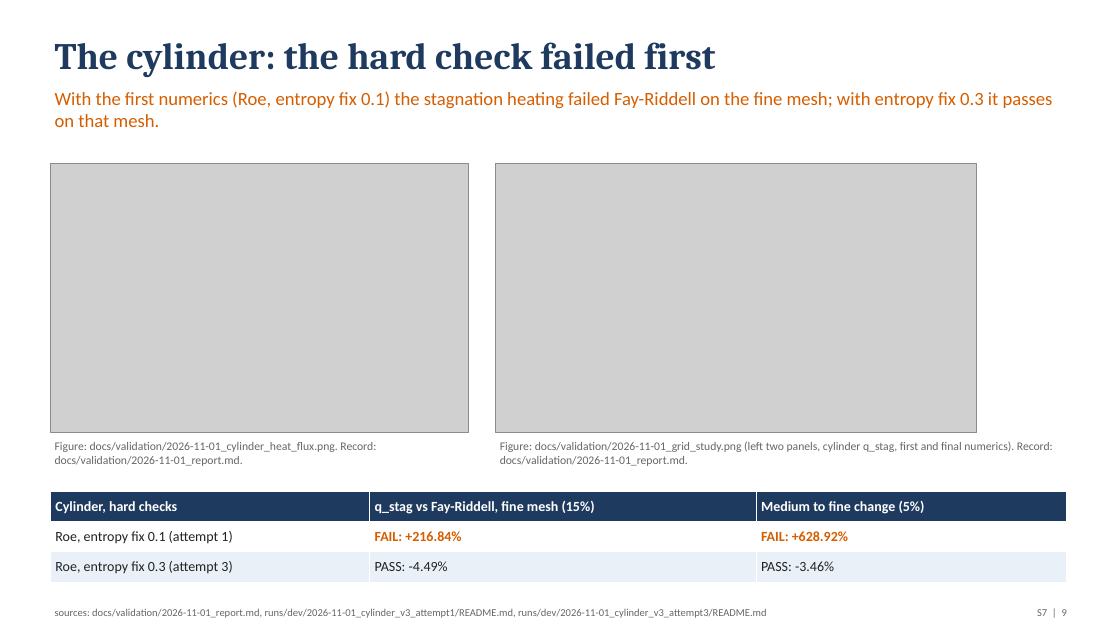
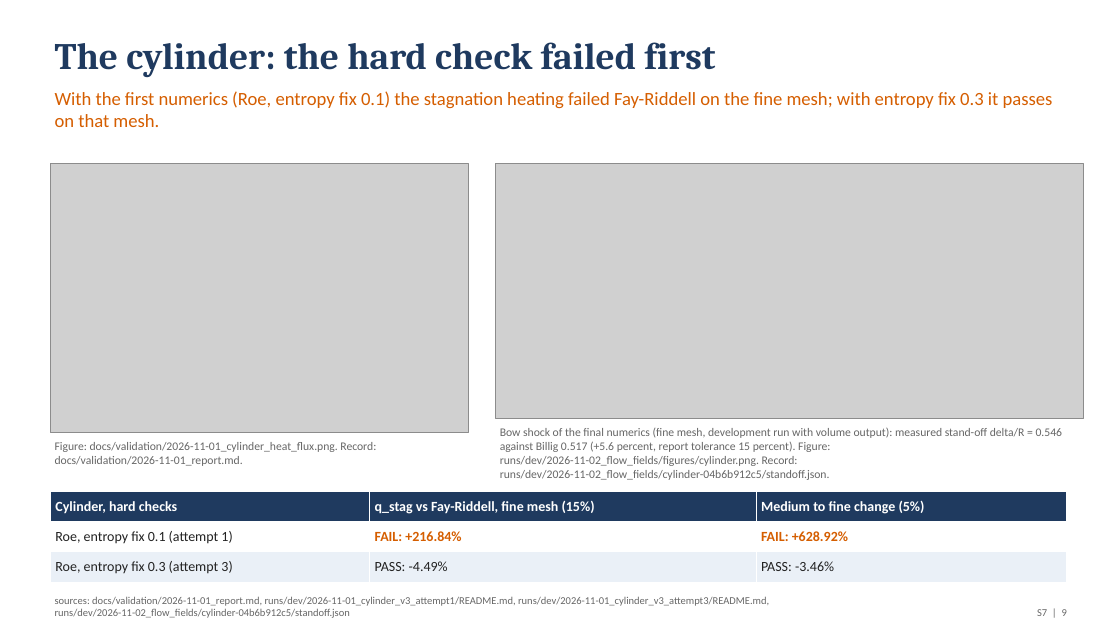
Before and after one commit to emarinhoss/ai-engineering, a slide deck: slide 9 of docs/talk/deck.pptx. Drawn at 1120x630 pixels with LibreOffice and Linux fonts; fonts in the diff are those of the drawing; grey boxes stand for pictures. Boxes give left, top, right and bottom in pixels: in the first picture for what was removed or moved away, otherwise in the second. Text is boxed around its words. In the diff, an @@ line names an element or a change of style, - is before the commit and + after.

```diff
--- a/docs/talk/deck.pptx
+++ b/docs/talk/deck.pptx
@@ picture: place and size @@
-picture at [496,164,977,433]
+picture at [496,164,1084,418]
@@ text at [500,428,1063,480]: text changed @@
-Figure: docs/validation/2026-11-01_grid_study.png (left two panels, cylinder q_stag, first and final numerics). Record: docs/validation/2026-11-01_report.md.
+Bow shock of the final numerics (fine mesh, development run with volume output): measured stand-off delta/R = 0.546 against Billig 0.517 (+5.6 percent, report tolerance 15 percent). Figure: runs/dev/2026-11-02_flow_fields/figures/cylinder.png. Record: runs/dev/2026-11-02_flow_fields/cylinder-04b6b912c5/standoff.json.
@@ text at [55,596,769,618]: text changed @@
-sources: docs/validation/2026-11-01_report.md, runs/dev/2026-11-01_cylinder_v3_attempt1/README.md, runs/dev/2026-11-01_cylinder_v3_attempt3/README.md
+sources: docs/validation/2026-11-01_report.md, runs/dev/2026-11-01_cylinder_v3_attempt1/README.md, runs/dev/2026-11-01_cylinder_v3_attempt3/README.md, runs/dev/2026-11-02_flow_fields/cylinder-04b6b912c5/standoff.json
```
Also in this commit, not shown: 4 other slides changed, 47 other files.
